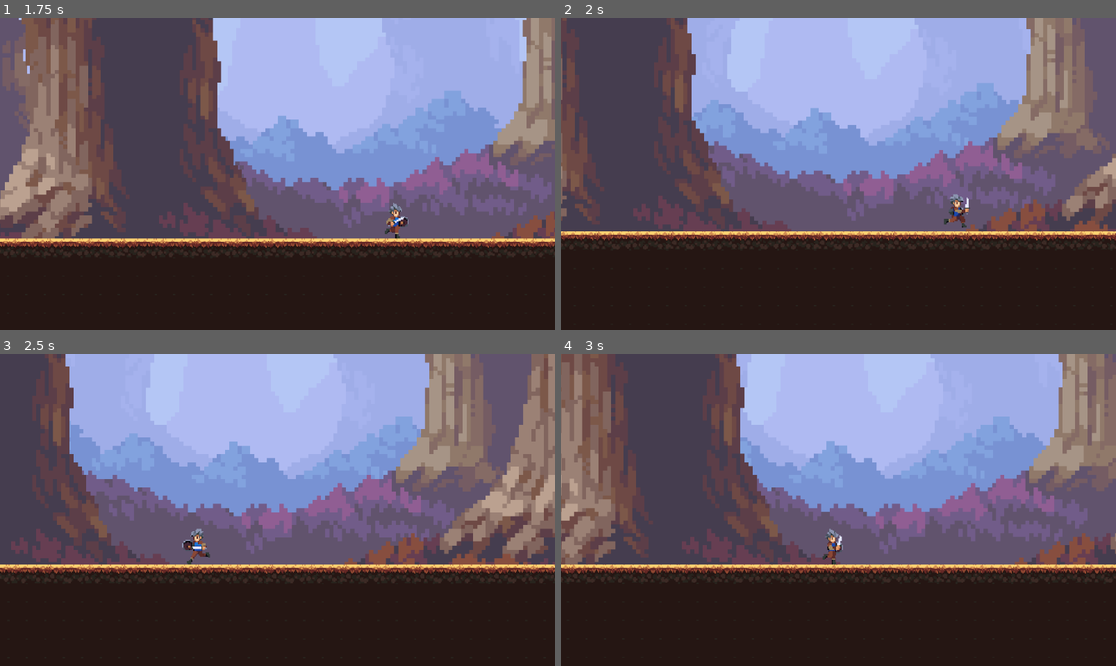
Above: before the commit, frames 1-4 (two rows, left to right).
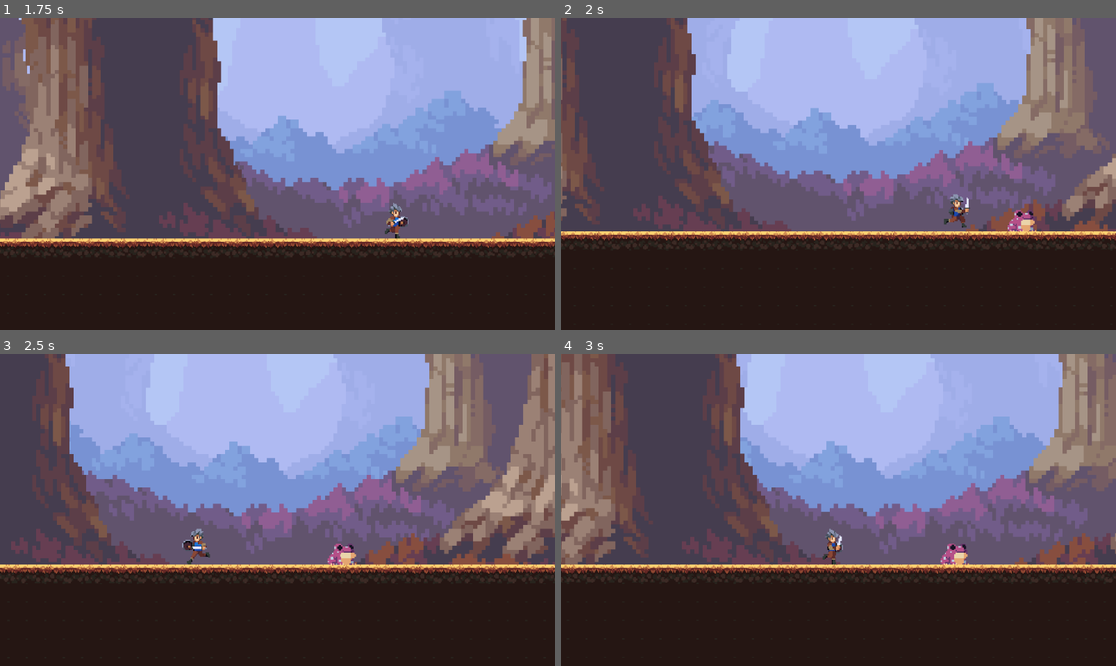
Above: after the commit, the same moments.

Repository: babichgh/2d-game
Game: Godot game, scene res://level.tscn
The game is run twice, just before and just after one commit, with the same random seed, the same clock (stepped at 60 frames per second) and the same inputs. This scene is started directly instead of the project's main scene.
Inputs:
- Up to frame 1 (1.75 s): tap Enter (ui_accept) at 0.5, 0.77, 1.52 s; hold Right (ui_right) from 0.53 s (still down)
- Up to frame 2 (2 s): keep holding Right (ui_right)
- Up to frame 3 (2.5 s): release Right (ui_right) at 2.03 s; hold Left (ui_left) from 2.03 s (still down)
- Up to frame 4 (3 s): release Left (ui_left) at 2.78 s; hold Right (ui_right) from 2.78 s (still down)

Frame 1 is identical in both runs. In frame 2, 0.3% of the frame differs, in the area x 80-86%, y 61-69%; in frame 3, 0.3%, in the area x 58-65%, y 60-68%; in frame 4, 0.3%.

Commit message:
Add the mob

Diff:
--- /dev/null
+++ b/frog/frog.gd
@@ -0,0 +1,32 @@
+extends CharacterBody2D
+
+
+const SPEED = 100.0
+
+
+var chase = false
+
+
+func _physics_process(delta: float) -> void:
+	# Add the gravity.
+	if not is_on_floor():
+		velocity += get_gravity() * delta
+
+
+	var direction = ($"../../Player/Player".position - self.position).normalized()
+	if chase:
+		velocity.x = direction.x * SPEED
+	else:
+		velocity.x = 0
+
+	move_and_slide()
+
+
+func _on_vision_body_entered(body: Node2D) -> void:
+	if body.name == "Player":
+		chase = true
+
+
+func _on_vision_body_exited(body: Node2D) -> void:
+	if body.name == "Player":
+		chase = false
--- /dev/null
+++ b/frog/frog.tscn
@@ -0,0 +1,222 @@
+[gd_scene format=3 uid="uid://cclqapt4ndbp8"]
+
+[ext_resource type="Script" uid="uid://dv36jqsvu6ocm" path="res://frog/frog.gd" id="1_88uyt"]
+[ext_resource type="Texture2D" uid="uid://bp27nend7nar4" path="res://frog/ToxicFrogPurpleWhite_Sheet.png" id="1_e7v6w"]
+
+[sub_resource type="CircleShape2D" id="CircleShape2D_e7v6w"]
+
+[sub_resource type="AtlasTexture" id="AtlasTexture_e7v6w"]
+atlas = ExtResource("1_e7v6w")
+region = Rect2(96, 0, 48, 48)
+
+[sub_resource type="AtlasTexture" id="AtlasTexture_88uyt"]
+atlas = ExtResource("1_e7v6w")
+region = Rect2(0, 144, 48, 48)
+
+[sub_resource type="AtlasTexture" id="AtlasTexture_aacfa"]
+atlas = ExtResource("1_e7v6w")
+region = Rect2(48, 144, 48, 48)
+
+[sub_resource type="AtlasTexture" id="AtlasTexture_q4dvb"]
+atlas = ExtResource("1_e7v6w")
+region = Rect2(96, 192, 48, 48)
+
+[sub_resource type="AtlasTexture" id="AtlasTexture_sl1sw"]
+atlas = ExtResource("1_e7v6w")
+region = Rect2(144, 192, 48, 48)
+
+[sub_resource type="AtlasTexture" id="AtlasTexture_t5xp1"]
+atlas = ExtResource("1_e7v6w")
+region = Rect2(192, 192, 48, 48)
+
+[sub_resource type="AtlasTexture" id="AtlasTexture_ub88p"]
+atlas = ExtResource("1_e7v6w")
+region = Rect2(240, 192, 48, 48)
+
+[sub_resource type="AtlasTexture" id="AtlasTexture_8eb88"]
+atlas = ExtResource("1_e7v6w")
+region = Rect2(288, 192, 48, 48)
+
+[sub_resource type="AtlasTexture" id="AtlasTexture_ypaud"]
+atlas = ExtResource("1_e7v6w")
+region = Rect2(336, 192, 48, 48)
+
+[sub_resource type="AtlasTexture" id="AtlasTexture_ws4wc"]
+atlas = ExtResource("1_e7v6w")
+region = Rect2(384, 192, 48, 48)
+
+[sub_resource type="AtlasTexture" id="AtlasTexture_j225e"]
+atlas = ExtResource("1_e7v6w")
+region = Rect2(0, 48, 48, 48)
+
+[sub_resource type="AtlasTexture" id="AtlasTexture_31y70"]
+atlas = ExtResource("1_e7v6w")
+region = Rect2(48, 48, 48, 48)
+
+[sub_resource type="AtlasTexture" id="AtlasTexture_32qu8"]
+atlas = ExtResource("1_e7v6w")
+region = Rect2(96, 48, 48, 48)
+
+[sub_resource type="AtlasTexture" id="AtlasTexture_mbmpj"]
+atlas = ExtResource("1_e7v6w")
+region = Rect2(144, 48, 48, 48)
+
+[sub_resource type="AtlasTexture" id="AtlasTexture_i67qf"]
+atlas = ExtResource("1_e7v6w")
+region = Rect2(192, 48, 48, 48)
+
+[sub_resource type="AtlasTexture" id="AtlasTexture_1erdi"]
+atlas = ExtResource("1_e7v6w")
+region = Rect2(240, 48, 48, 48)
+
+[sub_resource type="AtlasTexture" id="AtlasTexture_pmivr"]
+atlas = ExtResource("1_e7v6w")
+region = Rect2(288, 48, 48, 48)
+
+[sub_resource type="AtlasTexture" id="AtlasTexture_f8mgc"]
+atlas = ExtResource("1_e7v6w")
+region = Rect2(0, 0, 48, 48)
+
+[sub_resource type="AtlasTexture" id="AtlasTexture_1lg1j"]
+atlas = ExtResource("1_e7v6w")
+region = Rect2(48, 0, 48, 48)
+
+[sub_resource type="AtlasTexture" id="AtlasTexture_8vfxi"]
+atlas = ExtResource("1_e7v6w")
+region = Rect2(96, 0, 48, 48)
+
+[sub_resource type="AtlasTexture" id="AtlasTexture_athyi"]
+atlas = ExtResource("1_e7v6w")
+region = Rect2(144, 0, 48, 48)
+
+[sub_resource type="AtlasTexture" id="AtlasTexture_oni6u"]
+atlas = ExtResource("1_e7v6w")
+region = Rect2(192, 0, 48, 48)
+
+[sub_resource type="AtlasTexture" id="AtlasTexture_kkwhr"]
+atlas = ExtResource("1_e7v6w")
+region = Rect2(240, 0, 48, 48)
+
+[sub_resource type="AtlasTexture" id="AtlasTexture_mokfx"]
+atlas = ExtResource("1_e7v6w")
+region = Rect2(288, 0, 48, 48)
+
+[sub_resource type="AtlasTexture" id="AtlasTexture_bp6x1"]
+atlas = ExtResource("1_e7v6w")
+region = Rect2(336, 0, 48, 48)
+
+[sub_resource type="SpriteFrames" id="SpriteFrames_aacfa"]
+animations = [{
+"frames": [{
+"duration": 1.0,
+"texture": SubResource("AtlasTexture_e7v6w")
+}, {
+"duration": 1.0,
+"texture": SubResource("AtlasTexture_88uyt")
+}, {
+"duration": 1.0,
+"texture": SubResource("AtlasTexture_aacfa")
+}, {
+"duration": 1.0,
+"texture": SubResource("AtlasTexture_q4dvb")
+}, {
+"duration": 1.0,
+"texture": SubResource("AtlasTexture_sl1sw")
+}, {
+"duration": 1.0,
+"texture": SubResource("AtlasTexture_t5xp1")
+}, {
+"duration": 1.0,
+"texture": SubResource("AtlasTexture_ub88p")
+}, {
+"duration": 1.0,
+"texture": SubResource("AtlasTexture_8eb88")
+}, {
+"duration": 1.0,
+"texture": SubResource("AtlasTexture_ypaud")
+}, {
+"duration": 1.0,
+"texture": SubResource("AtlasTexture_ws4wc")
+}],
+"loop": false,
+"name": &"Death",
+"speed": 8.0
+}, {
+"frames": [{
+"duration": 1.0,
+"texture": SubResource("AtlasTexture_j225e")
+}, {
+"duration": 1.0,
+"texture": SubResource("AtlasTexture_31y70")
+}, {
+"duration": 1.0,
+"texture": SubResource("AtlasTexture_32qu8")
+}, {
+"duration": 1.0,
+"texture": SubResource("AtlasTexture_mbmpj")
+}, {
+"duration": 1.0,
+"texture": SubResource("AtlasTexture_i67qf")
+}, {
+"duration": 1.0,
+"texture": SubResource("AtlasTexture_1erdi")
+}, {
+"duration": 1.0,
+"texture": SubResource("AtlasTexture_pmivr")
+}],
+"loop": true,
+"name": &"Hop",
+"speed": 6.0
+}, {
+"frames": [{
+"duration": 1.0,
+"texture": SubResource("AtlasTexture_f8mgc")
+}, {
+"duration": 1.0,
+"texture": SubResource("AtlasTexture_1lg1j")
+}, {
+"duration": 1.0,
+"texture": SubResource("AtlasTexture_8vfxi")
+}, {
+"duration": 1.0,
+"texture": SubResource("AtlasTexture_athyi")
+}, {
+"duration": 1.0,
+"texture": SubResource("AtlasTexture_oni6u")
+}, {
+"duration": 1.0,
+"texture": SubResource("AtlasTexture_kkwhr")
+}, {
+"duration": 1.0,
+"texture": SubResource("AtlasTexture_mokfx")
+}, {
+"duration": 1.0,
+"texture": SubResource("AtlasTexture_bp6x1")
+}],
+"loop": true,
+"name": &"Idle",
+"speed": 8.0
+}]
+
+[sub_resource type="RectangleShape2D" id="RectangleShape2D_88uyt"]
+size = Vector2(400, 200)
+
+[node name="Frog" type="CharacterBody2D" unique_id=998971139]
+script = ExtResource("1_88uyt")
+
+[node name="CollisionShape2D" type="CollisionShape2D" parent="." unique_id=1306650788]
+shape = SubResource("CircleShape2D_e7v6w")
+
+[node name="AnimatedSprite2D" type="AnimatedSprite2D" parent="." unique_id=1063711070]
+scale = Vector2(1.1666667, 1.1414415)
+sprite_frames = SubResource("SpriteFrames_aacfa")
+animation = &"Idle"
+autoplay = "Idle"
+
+[node name="Vision" type="Area2D" parent="." unique_id=2094225845]
+
+[node name="CollisionShape2D" type="CollisionShape2D" parent="Vision" unique_id=459587030]
+shape = SubResource("RectangleShape2D_88uyt")
+
+[connection signal="body_entered" from="Vision" to="." method="_on_vision_body_entered"]
+[connection signal="body_exited" from="Vision" to="." method="_on_vision_body_exited"]
--- a/level.tscn
+++ b/level.tscn
@@ -4,6 +4,7 @@
 [ext_resource type="Texture2D" uid="uid://b0peesgyl553a" path="res://background/background_layer_1.png" id="3_n6hdu"]
 [ext_resource type="Texture2D" uid="uid://bao32j7fccq43" path="res://background/background_layer_2.png" id="4_km5ld"]
 [ext_resource type="Texture2D" uid="uid://ch3sgvred1kn1" path="res://background/background_layer_3.png" id="5_i2t4f"]
+[ext_resource type="PackedScene" uid="uid://cclqapt4ndbp8" path="res://frog/frog.tscn" id="6_1ainy"]
 [ext_resource type="Texture2D" uid="uid://cq8gjq3a84e6d" path="res://oak_woods_tileset.png" id="6_8cye3"]
 
 [sub_resource type="TileSetAtlasSource" id="TileSetAtlasSource_2orkt"]
@@ -464,5 +465,12 @@
 format = 2
 layer_0/tile_data = PackedInt32Array(0, 327680, 1, 65536, 327680, 2, 131072, 327680, 3, 196608, 327680, 4, 262144, 3276 …(9365 unchanged characters)…
 
-[node name="Player" parent="." unique_id=550650072 instance=ExtResource("1_u52ul")]
+[node name="Player" type="Node2D" parent="." unique_id=1867119363]
+
+[node name="Player" parent="Player" unique_id=550650072 instance=ExtResource("1_u52ul")]
 position = Vector2(389, 355)
+
+[node name="Mobs" type="Node2D" parent="." unique_id=901034737]
+
+[node name="Frog" parent="Mobs" unique_id=998971139 instance=ExtResource("6_1ainy")]
+position = Vector2(919, 550)
--- a/project.godot
+++ b/project.godot
@@ -15,7 +15,7 @@
 [application]
 
 config/name="2d-game"
-run/main_scene="/run/user/1000/doc/b34bc31d/menu.tscn"
+run/main_scene="uid://3nlsiws0lc3g"
 config/features=PackedStringArray("4.6", "Mobile")
 config/icon="res://icon.svg"
 
Binary file added: frog/ToxicFrogPurpleWhite_Sheet.png
Not shown, added: frog/ToxicFrogPurpleWhite_Sheet.png.import
Not shown, added: frog/frog.gd.uid
